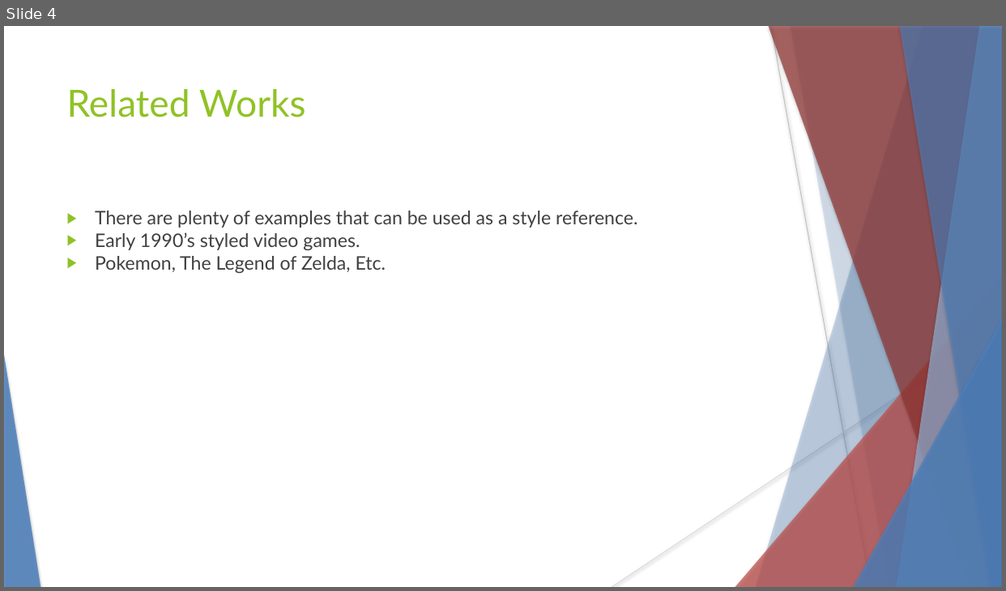
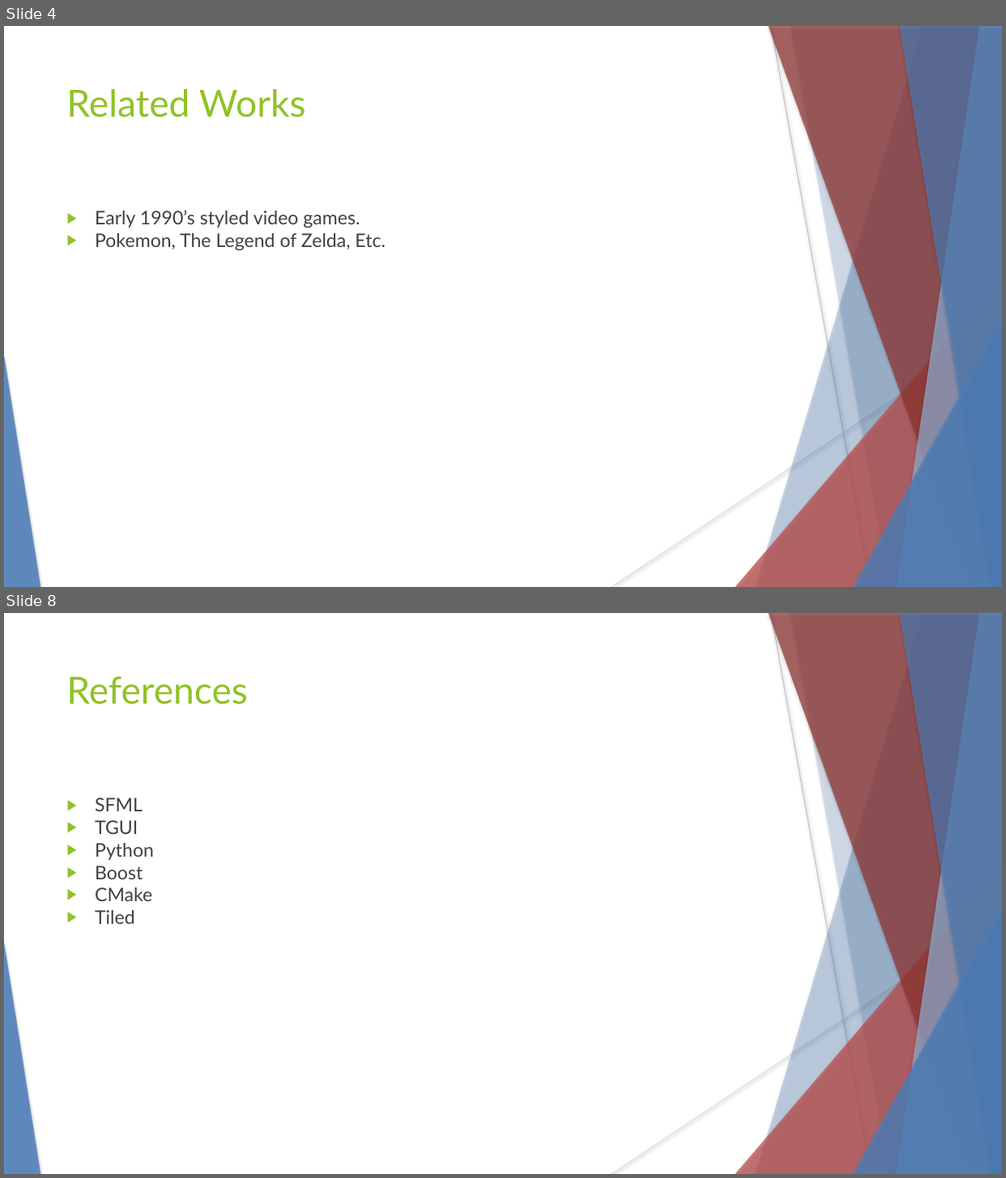
Before and after one commit to hanselrd/bubble-warrior-adventures, a slide deck: docs/presentation.pptx. Shown one above the other, each under a label of ours: slide 4 before the commit, slides 4 and 8 after it; the slides between them are not shown. The pictures are 1006x591 and 1006x1178 pixels, drawn with LibreOffice and Linux fonts; fonts in the diff are those of the drawing. Boxes give left, top, right and bottom in pixels: in the first picture for what was removed or moved away, otherwise in the second. Text is boxed around its words. In the diff, an @@ line names an element or a change of style, - is before the commit and + after.

```diff
--- a/docs/presentation.pptx
+++ b/docs/presentation.pptx
@@ slide 8 added at box(4, 613, 1002, 1174), background #FFFFFF; not listed: 10 template elements that a slide beside it also shows @@
@@ text added at box(66, 676, 247, 705), 36 pt, text #90C226 @@
+References
@@ text added at box(95, 798, 154, 924), 18 pt, text #404040 @@
+▶ SFML
+▶ TGUI
+▶ Python
+▶ Boost
+▶ CMake
+▶ Tiled
@@ slide 4 changed as well @@
@@ text at box(95, 211, 637, 228): paragraph removed @@
-▶ There are plenty of examples that can be used as a style reference.
```
Also in this commit, not shown: 4 other slides changed, 2 other slides added, 2 slides removed.
